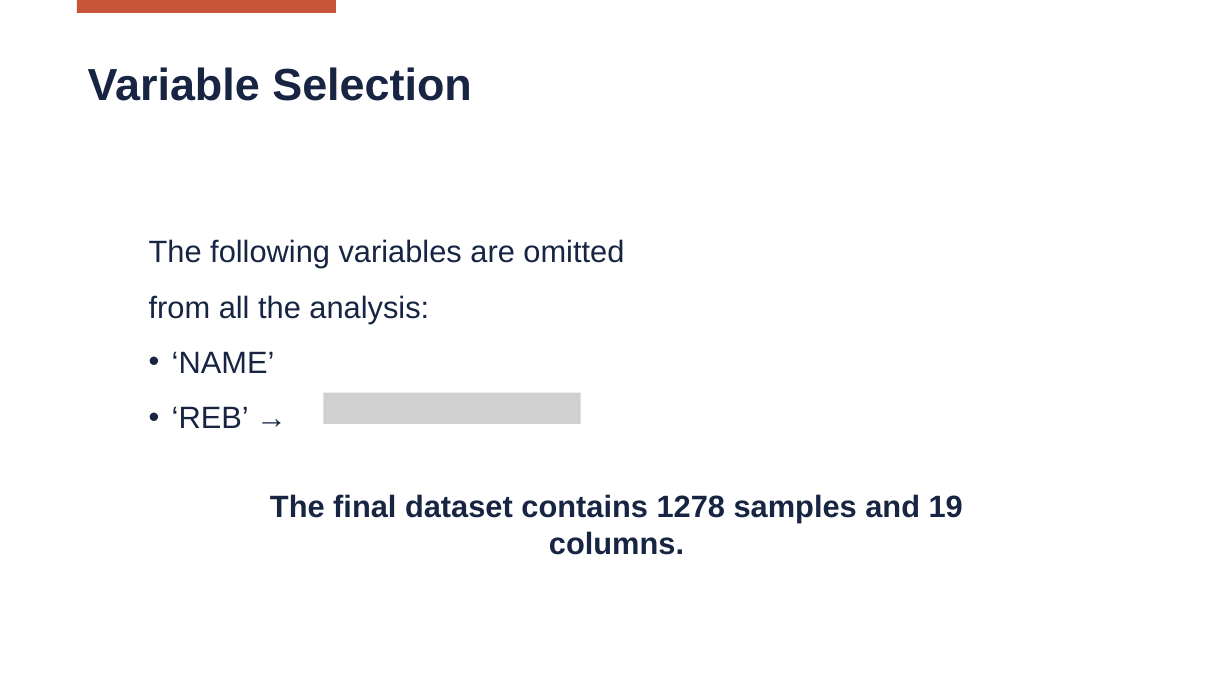
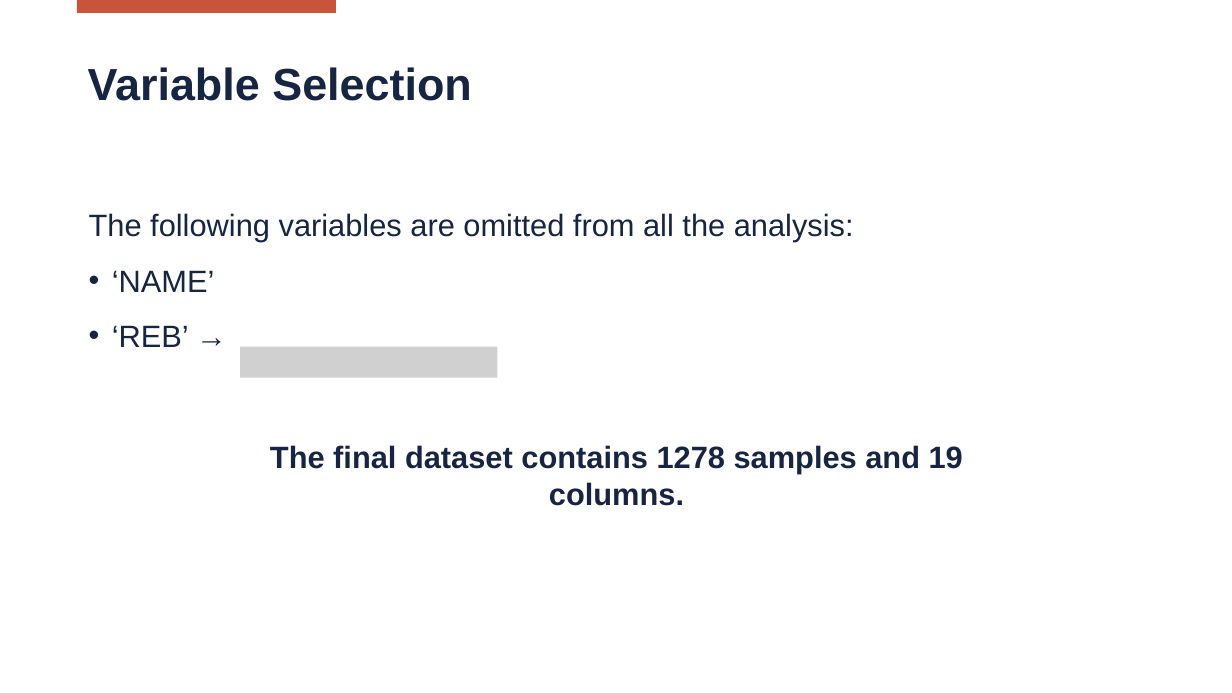
Before and after one commit to Matteo-Locatelli/SL_Project_2223, a slide deck: slide 9 of reports/Presentation.pptx. Drawn at 1232x693 pixels with LibreOffice and Linux fonts; fonts in the diff are those of the drawing; grey boxes stand for pictures; background and template pictures are left out. Boxes give left, top, right and bottom in pixels: in the first picture for what was removed or moved away, otherwise in the second. Text is boxed around its words. In the diff, an @@ line names an element or a change of style, - is before the commit and + after.

```diff
--- a/reports/Presentation.pptx
+++ b/reports/Presentation.pptx
@@ text "The following variables are omitted ..." rewrapped from (x1=149, y1=239, x2=624, y2=428) to (x1=89, y1=213, x2=854, y2=347) @@
@@ picture added at (x1=240, y1=347, x2=498, y2=378) @@
@@ picture removed at (x1=323, y1=393, x2=581, y2=424) @@
@@ text "The final dataset contains 1278 ..." moved from (x1=270, y1=494, x2=963, y2=555) to (x1=270, y1=445, x2=963, y2=506) @@
```
Also in this commit, not shown: 33 other slides changed.
